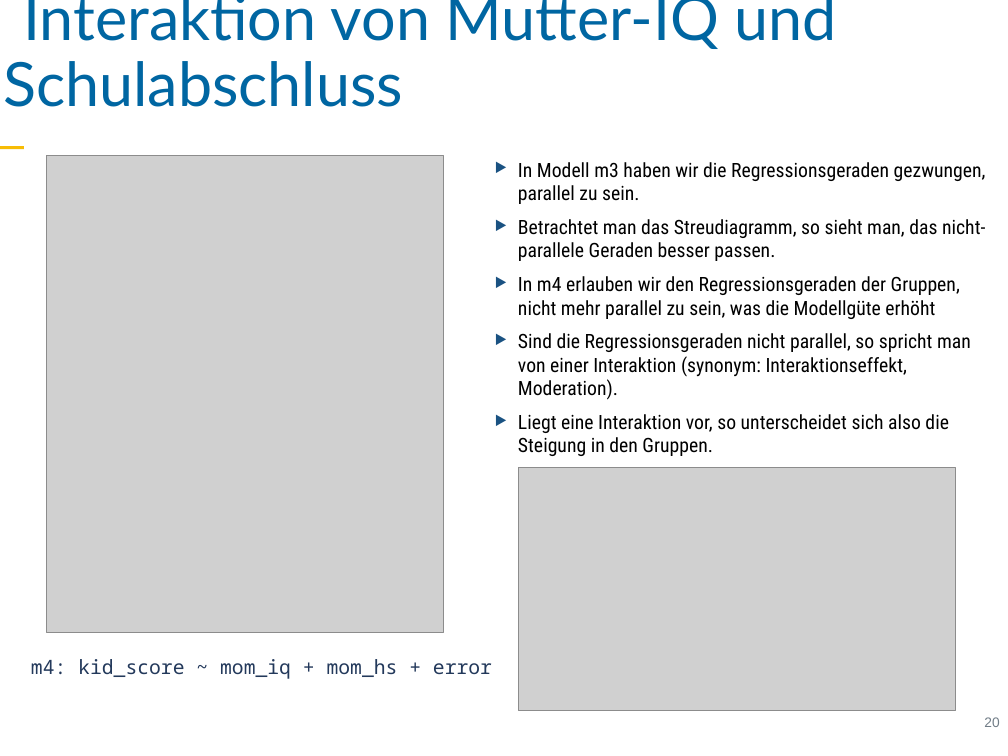
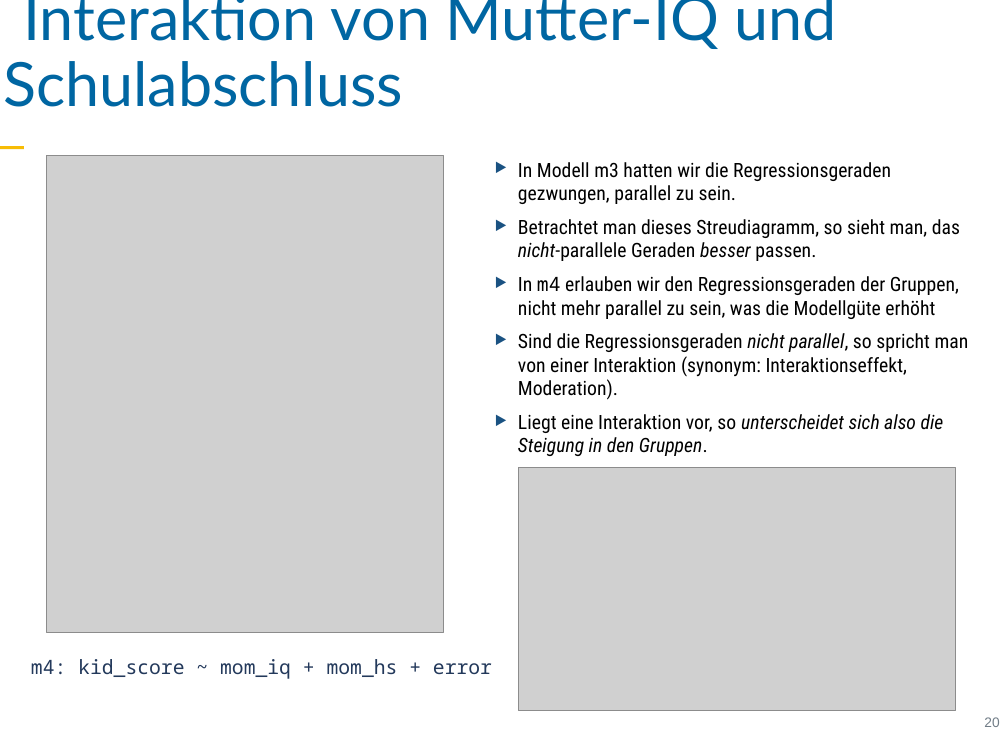
Before and after one commit to sebastiansauer/vorhersagemodellierung, a slide deck: slide 20 of Skript-Folien/QM1-Thema11.pptx. Drawn at 1008x756 pixels with LibreOffice and Linux fonts; fonts in the diff are those of the drawing; grey boxes stand for pictures. Boxes give left, top, right and bottom in pixels: in the first picture for what was removed or moved away, otherwise in the second. Text is boxed around its words. In the diff, an @@ line names an element or a change of style, - is before the commit and + after.

```diff
--- a/Skript-Folien/QM1-Thema11.pptx
+++ b/Skript-Folien/QM1-Thema11.pptx
@@ text at (518,162,960,261): text changed @@
-‣ In Modell m3 haben wir die Regressionsgeraden gezwungen, parallel zu sein.
-‣ Betrachtet man das Streudiagramm, so sieht man, das nicht-parallele Geraden besser passen.
+‣ In Modell m3 hatten wir die Regressionsgeraden gezwungen, parallel zu sein.
+‣ Betrachtet man dieses Streudiagramm, so sieht man, das nicht-parallele Geraden besser passen.
@@ text at (518,276,969,456): font Roboto Condensed to Noto Sans Mono in "m4"; italic on in "nicht parallel,", "unterscheidet sich also die Steigung in den ..." @@
```
Also in this commit, not shown: 20 other slides changed, 6 other files.
